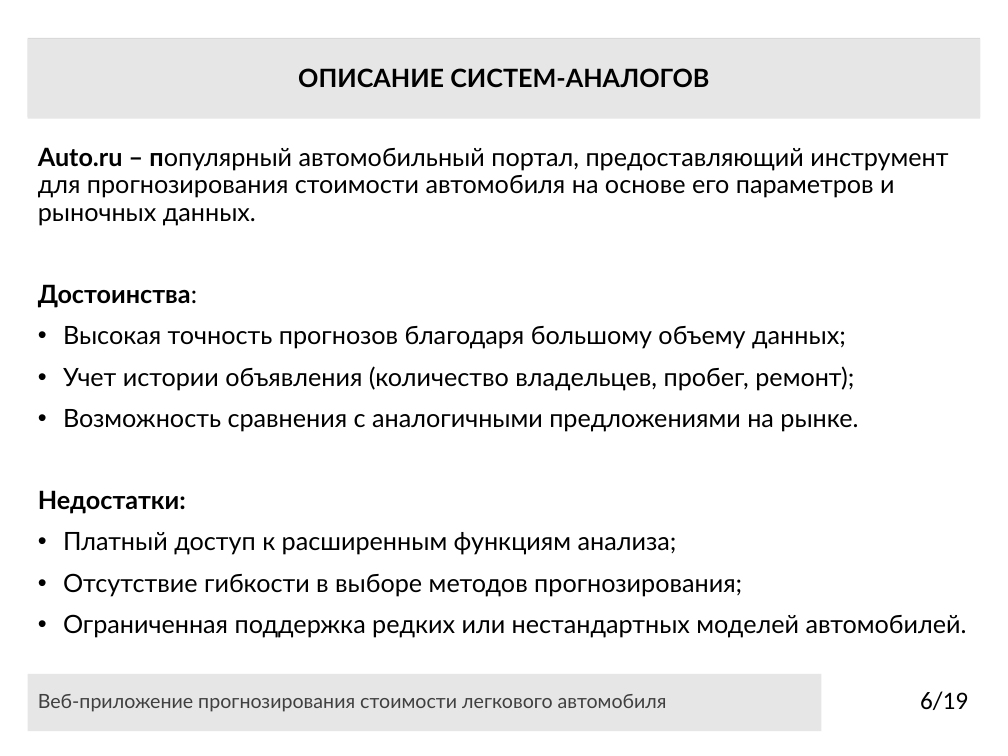
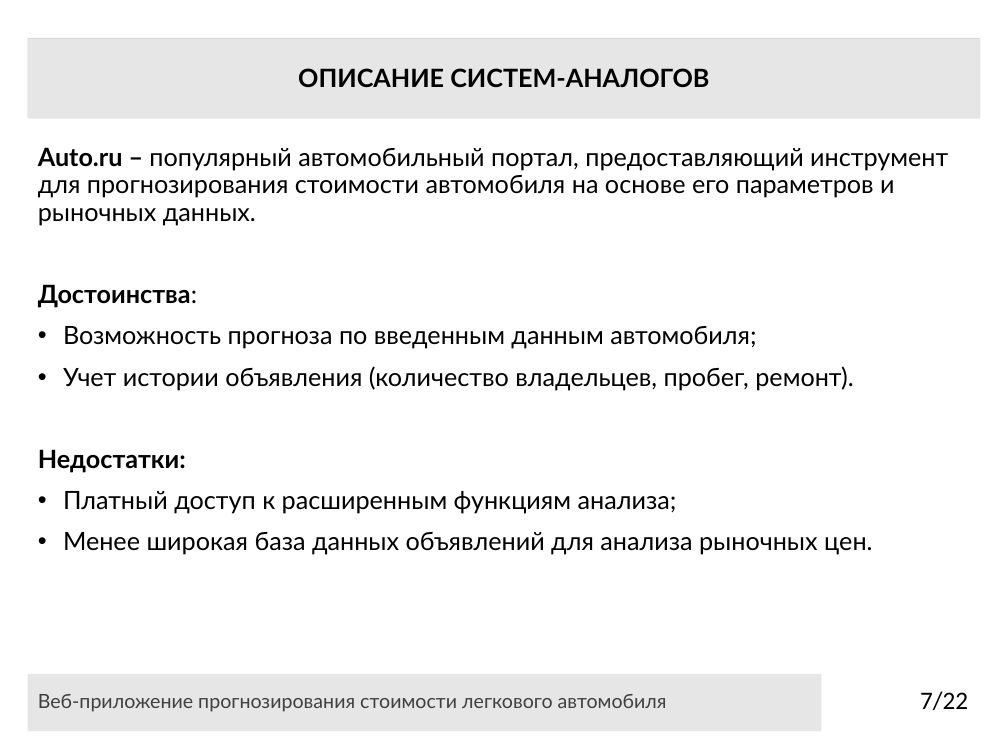
Before and after one commit to CallBan/ssau, a slide deck: slide 7 of 4 курс/2 семестр/ВКР/Презентация_Колбанов_6401.pptx (slide 6 before the commit). Drawn at 1008x756 pixels with LibreOffice and Linux fonts; fonts in the diff are those of the drawing. Boxes give left, top, right and bottom in pixels: in the first picture for what was removed or moved away, otherwise in the second. Text is boxed around its words. In the diff, an @@ line names an element or a change of style, - is before the commit and + after.

```diff
--- a/4 курс/2 семестр/ВКР/Презентация_Колбанов_6401.pptx
+++ b/4 курс/2 семестр/ВКР/Презентация_Колбанов_6401.pptx
@@ text at (38, 147, 948, 225): bold off in "популярный" @@
@@ text at (63, 326, 853, 390): text changed @@
-• Высокая точность прогнозов благодаря большому объему данных;
-• Учет истории объявления (количество владельцев, пробег, ремонт);
-• Возможность сравнения с аналогичными предложениями на рынке.
+• Возможность прогноза по введенным данным автомобиля;
+• Учет истории объявления (количество владельцев, пробег, ремонт).
@@ text at (63, 532, 872, 555): text changed @@
-• Отсутствие гибкости в выборе методов прогнозирования;
-• Ограниченная поддержка редких или нестандартных моделей автомобилей.
+• Менее широкая база данных объявлений для анализа рыночных цен.
@@ page number at (920, 691, 968, 710): text changed @@
-6/19
+7/22
```
Also in this commit, not shown: 8 other slides changed, 4 slides added, 1 slide removed, 5 other files.
